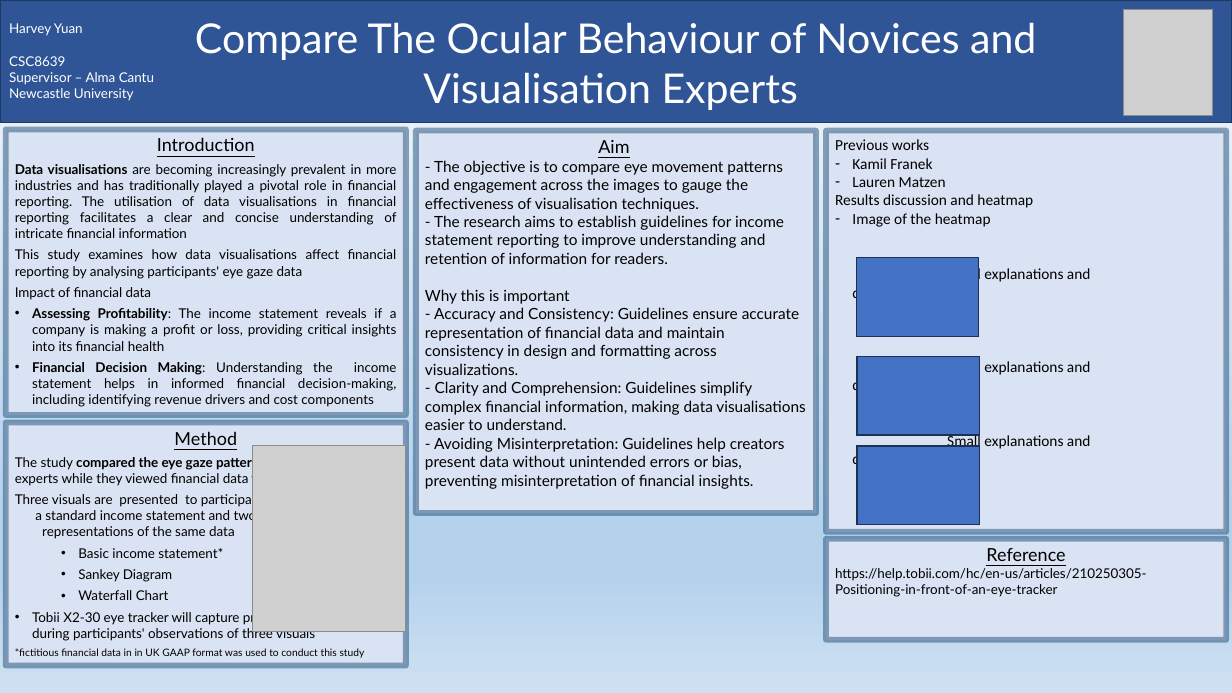
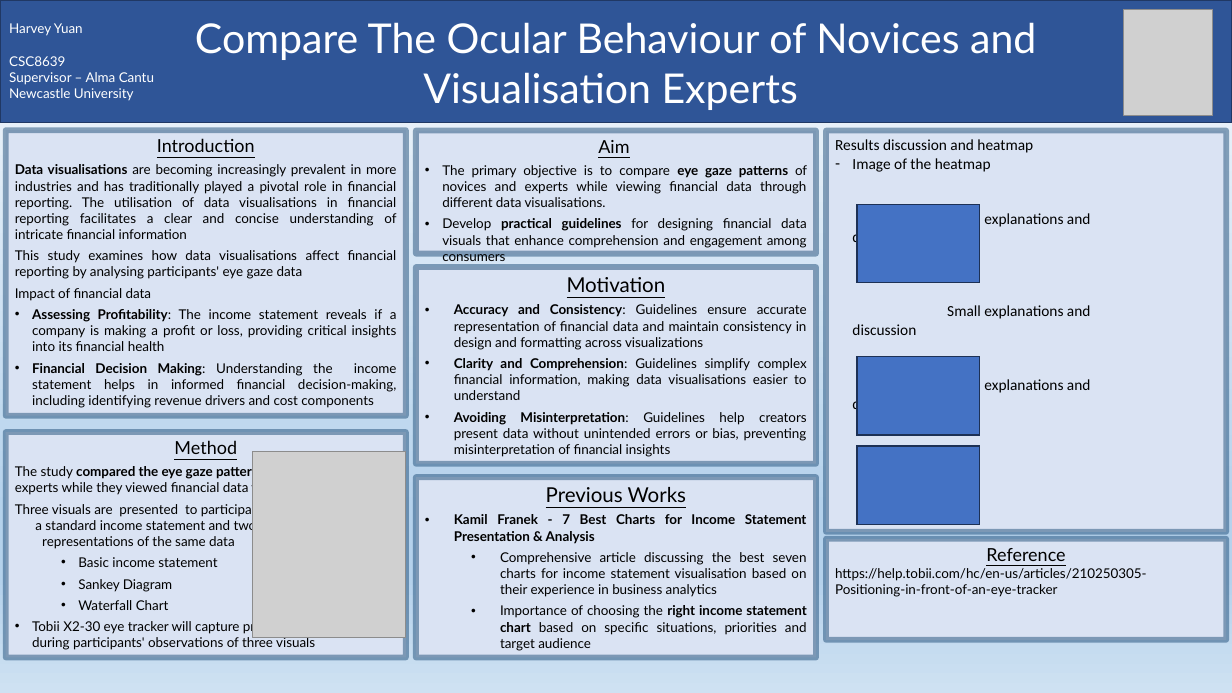
Before and after one commit to hyuan10/CSC_8639_3.8, a slide deck: slide 1 of Poster/CSC_8639_HY_Poster_draft.pptx. Drawn at 1232x693 pixels with LibreOffice and Linux fonts; fonts in the diff are those of the drawing; grey boxes stand for pictures. Boxes give left, top, right and bottom in pixels: in the first picture for what was removed or moved away, otherwise in the second. Text is boxed around its words. In the diff, an @@ line names an element or a change of style, - is before the commit and + after.

Commit message:
Poster Updates

```diff
--- a/Poster/CSC_8639_HY_Poster_draft.pptx
+++ b/Poster/CSC_8639_HY_Poster_draft.pptx
@@ rectangle added at (416,130,816,253), fill #DAE3F3, outline #1F4E79 4.5 pt, 10.5 pt, text #000000 @@
+Aim
+• The primary objective is to compare eye gaze patterns of novices and experts while viewing financial data through different data visualisations.
+• Develop practical guidelines for designing financial data visuals that enhance comprehension and engagement among consumers
@@ text in rectangle at (835,139,946,187): paragraphs removed @@
-Previous works
-– Kamil Franek
-– Lauren Matzen
@@ rectangle: place and size @@
-rectangle at (857,258,979,336)
+rectangle at (857,204,979,283)
@@ rectangle "Motivation": place and size @@
-rectangle "Motivation" at (416,130,816,513)
+rectangle "Motivation" at (416,267,816,464)
@@ text in rectangle at (454,304,807,457): text changed; size 12 to 10.5 pt @@
-Aim
-- The objective is to compare eye movement patterns and engagement across the images to gauge the effectiveness of visualisation techniques.
-- The research aims to establish guidelines for income statement reporting to improve understanding and retention of information for readers.
-Why this is important
-- Accuracy and Consistency: Guidelines ensure accurate representation of financial data and maintain consistency in design and formatting across visualizations.
-- Clarity and Comprehension: Guidelines simplify complex financial information, making data visualisations easier to understand.
-- Avoiding Misinterpretation: Guidelines help creators present data without unintended errors or bias, preventing misinterpretation of financial insights.
+Motivation
+• Accuracy and Consistency: Guidelines ensure accurate representation of financial data and maintain consistency in design and formatting across visualizations
+• Clarity and Comprehension: Guidelines simplify complex financial information, making data visualisations easier to understand
+• Avoiding Misinterpretation: Guidelines help creators present data without unintended errors or bias, preventing misinterpretation of financial insights
@@ rectangle "Method": place and size @@
-rectangle "Method" at (6,422,406,665)
+rectangle "Method" at (6,433,406,658)
@@ picture: place and size @@
-picture at (252,446,406,632)
+picture at (252,452,406,638)
@@ rectangle added at (416,477,816,657), fill #DAE3F3, outline #1F4E79 4.5 pt, 10.5 pt, text #000000 @@
+Previous Works
+• Kamil Franek - 7 Best Charts for Income Statement Presentation & Analysis
+  • Comprehensive article discussing the best seven charts for income statement visualisation based on their experience in business analytics
+  • Importance of choosing the right income statement chart based on specific situations, priorities and target audience
@@ text in rectangle at (78,548,223,558): text changed @@
-  • Basic income statement*
+  • Basic income statement
@@ text in rectangle at (15,648,365,658): paragraph removed @@
-*fictitious financial data in in UK GAAP format was used to conduct this study
```
